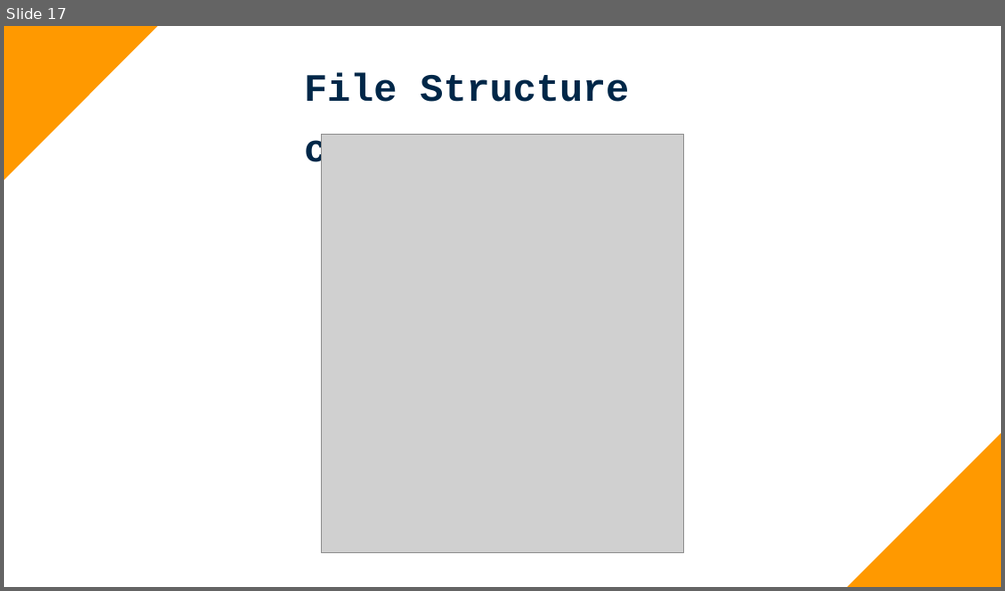
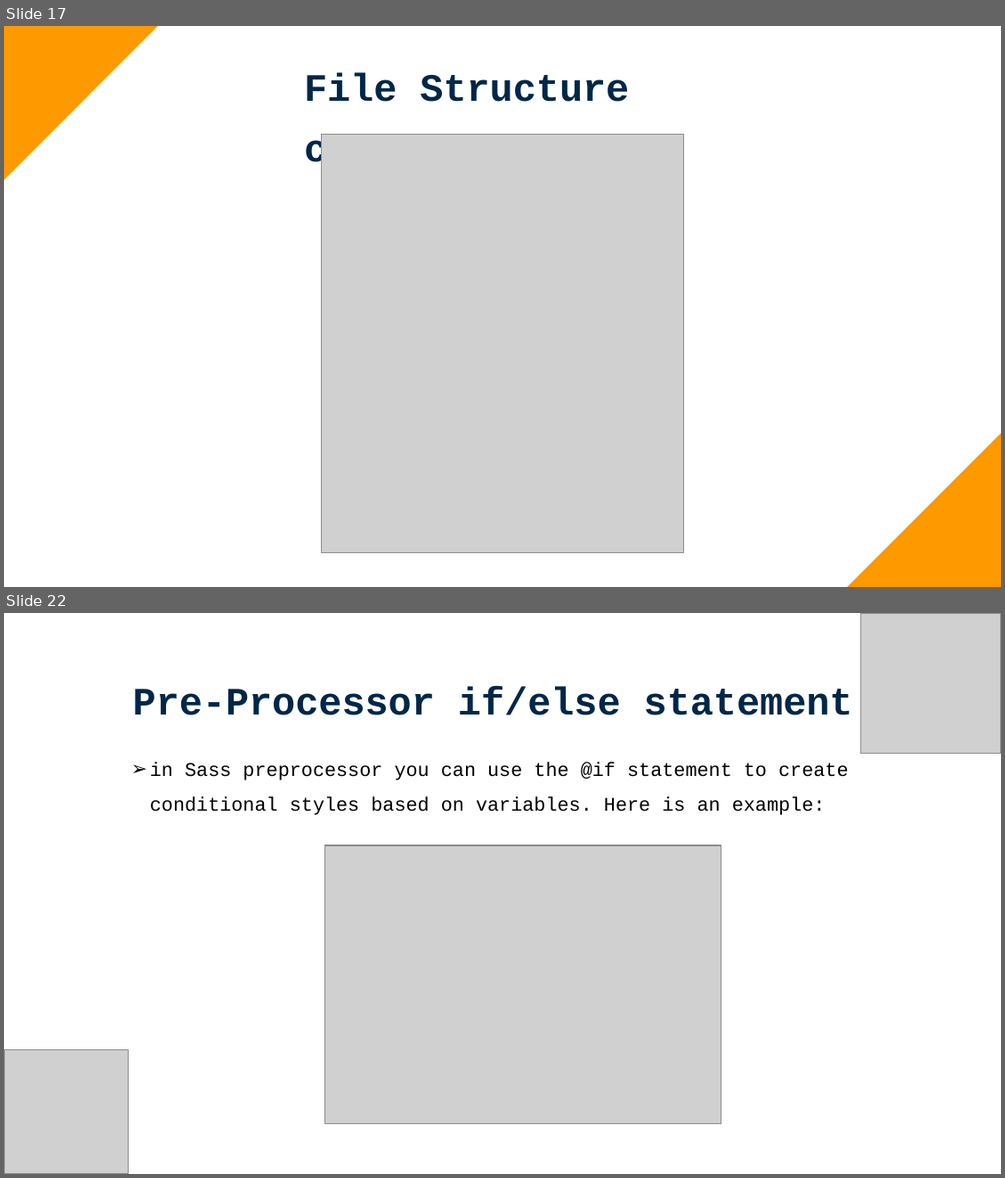
Before and after one commit to Aamer-Qanadilo/BEM_Pre-Processor_Presentation, a slide deck: BEM-Arch.pptx. Shown one above the other, each under a label of ours: slide 17 before the commit, slides 17 and 22 after it; the slides between them are not shown. The pictures are 1005x591 and 1005x1178 pixels, drawn with LibreOffice and Linux fonts; fonts in the diff are those of the drawing; grey boxes stand for pictures. Boxes give left, top, right and bottom in pixels: in the first picture for what was removed or moved away, otherwise in the second. Text is boxed around its words. In the diff, an @@ line names an element or a change of style, - is before the commit and + after.

Commit message:
Updated slides, added the Pre-Processor

```diff
--- a/BEM-Arch.pptx
+++ b/BEM-Arch.pptx
@@ slide 22 added at (x1=4, y1=613, x2=1001, y2=1174), background #FFFFFF @@
@@ picture added at (x1=860, y1=613, x2=1001, y2=754) @@
@@ text added at (x1=133, y1=686, x2=853, y2=715), 28 pt, text #002748, bold @@
+Pre-Processor if/else statement
@@ text added at (x1=150, y1=762, x2=848, y2=815), 14 pt, text #000000 @@
+➢ in Sass preprocessor you can use the @if statement to create conditional styles based on variables. Here is an example:
@@ picture added at (x1=325, y1=845, x2=720, y2=1123) @@
@@ picture added at (x1=4, y1=1050, x2=128, y2=1173) @@
```
Also in this commit, not shown: 8 other slides added, 1 other file.
